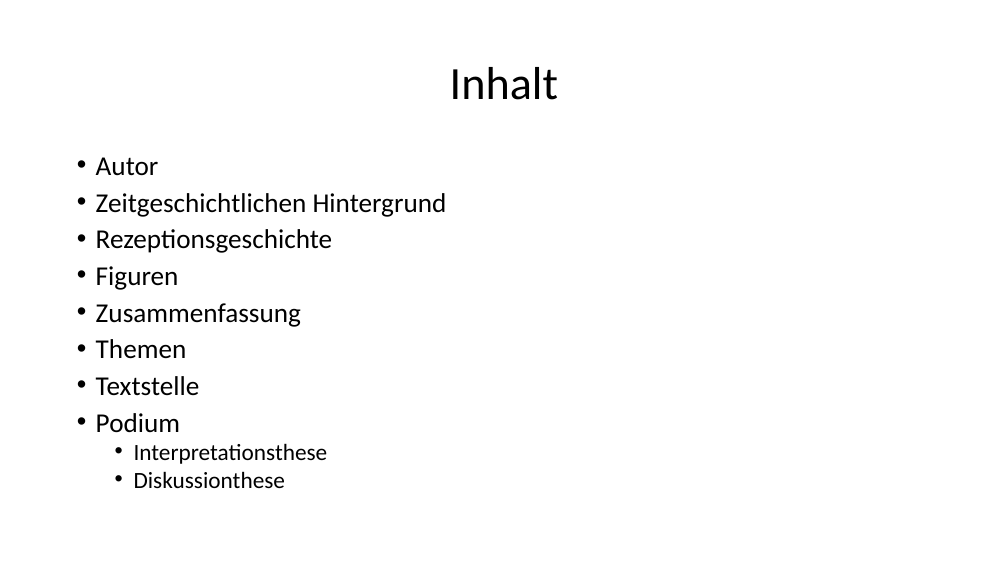
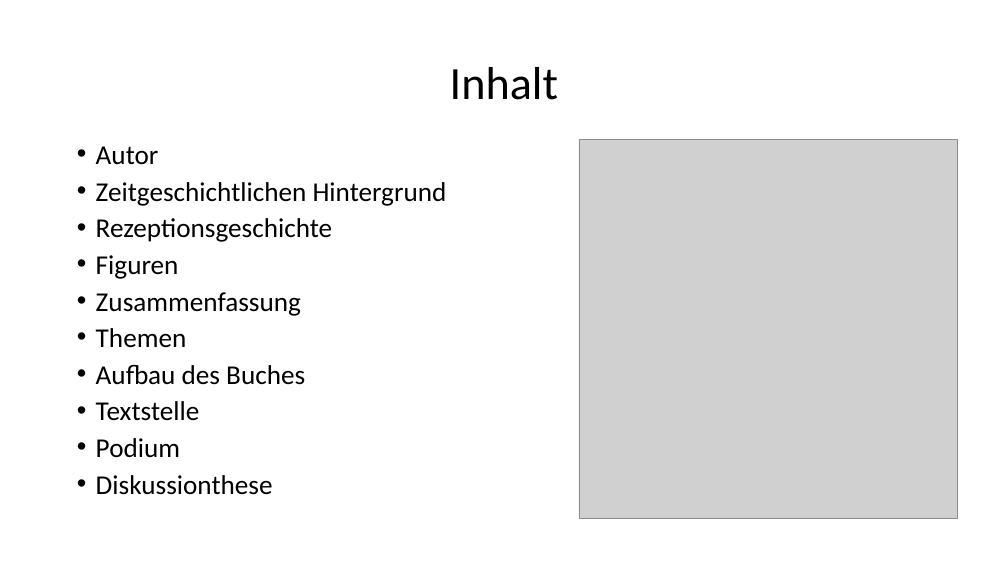
Before and after one commit to prulex9778/Deutsch-Vortrag, a slide deck: slide 2 of Powerpoint.pptx. Drawn at 1008x567 pixels with LibreOffice and Linux fonts; fonts in the diff are those of the drawing; grey boxes stand for pictures. Boxes give left, top, right and bottom in pixels: in the first picture for what was removed or moved away, otherwise in the second. Text is boxed around its words. In the diff, an @@ line names an element or a change of style, - is before the commit and + after.

```diff
--- a/Powerpoint.pptx
+++ b/Powerpoint.pptx
@@ text "Autor": place and size @@
-text "Autor" at [96, 157, 447, 488]
+text "Autor" at [96, 146, 447, 495]
@@ picture added at [579, 140, 958, 519] @@
@@ text at [96, 365, 305, 385]: paragraph added @@
+• Aufbau des Buches
@@ text at [134, 443, 328, 464]: paragraph removed @@
-  • Interpretationsthese
@@ text at [96, 475, 273, 495]: size 22.2 to 25.9 pt in "Diskussionthese"; list level 2 to 1 in "Diskussionthese" @@
```
Also in this commit, not shown: 2 other slides changed, 1 slide added.
